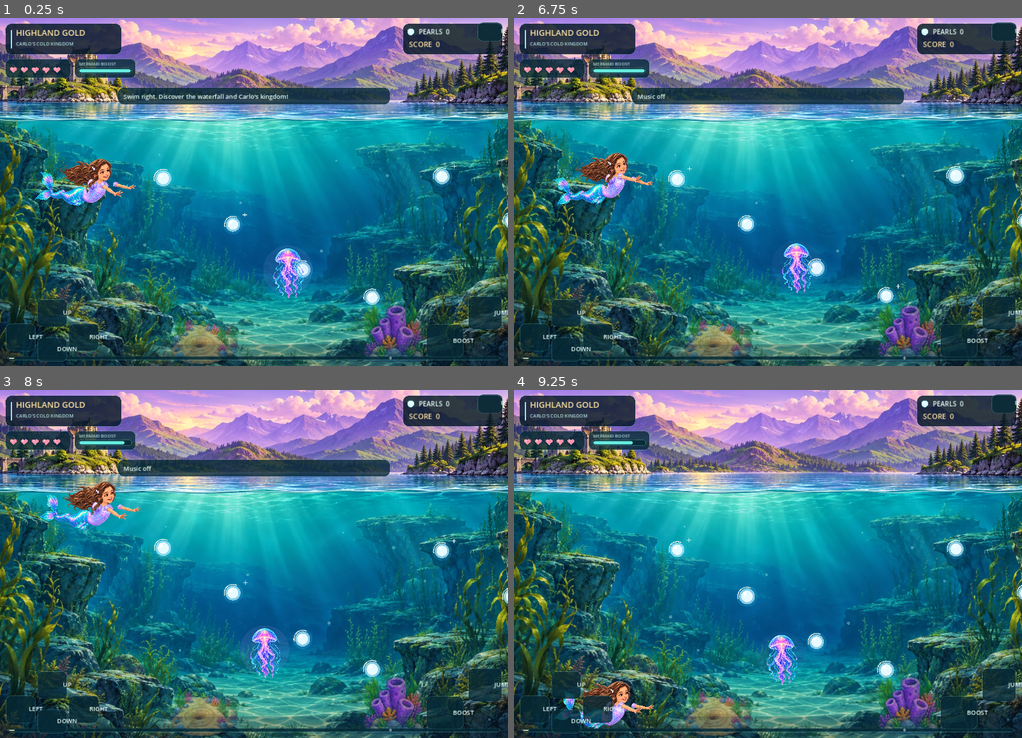
Above: before the commit, frames 1-4 (two rows, left to right).
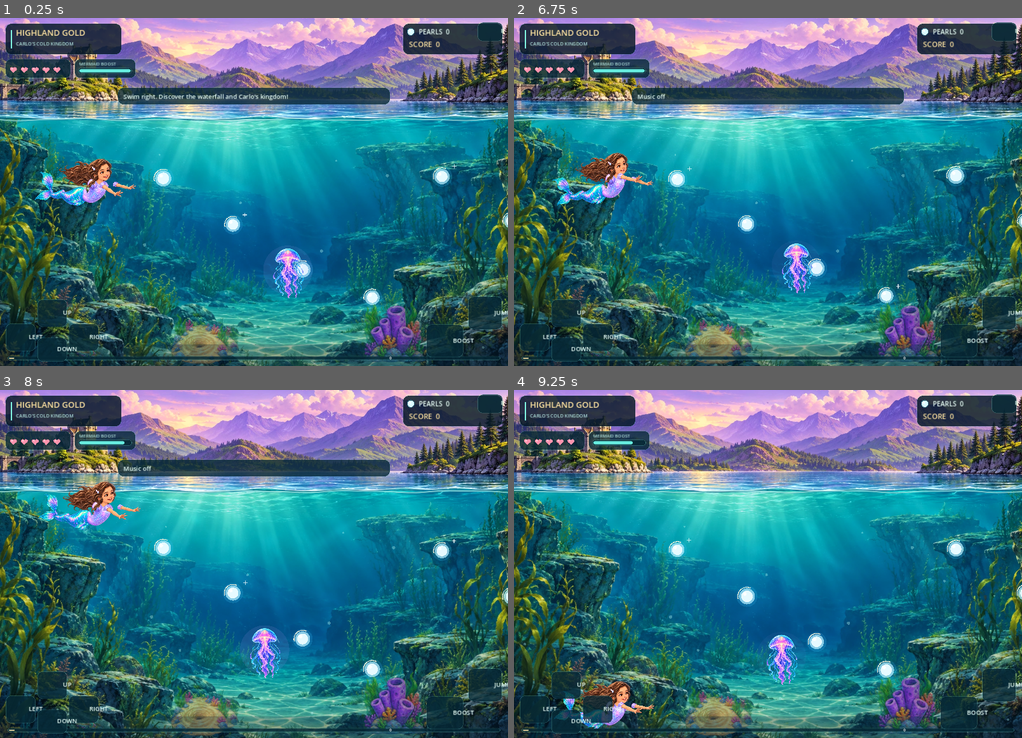
Above: after the commit, the same moments.

Repository: skhaze94-cloud/MermaidADVENTURE
Game: Godot game, scene res://godot/highland_level.tscn
Same seed, same stepped clock (60 frames per second), same inputs: the game is played once before the commit and once after it.
Inputs (mouse positions are in pixels of both pictures, inside the frame that each line leads up to):
- Up to frame 1 (0.25 s): no input
- Up to frame 2 (6.75 s): tap Enter at 0.5, 2, 3.5 s; move the mouse to (879, 174) at 0.52 s; hold Right 0.53-1.25 s; tap P at 0.6, 6.6 s; click (879, 174) at 0.67 s; tap Space at 0.77, 1.25, 2.75, 3.77, 4.25 s; drag from (666, 209) to (742, 261) at 1.27 s; move the mouse to (818, 115) at 2.02 s; hold Right 2.03-2.75 s; tap Shift at 2.1 s; drag from (742, 261) to (615, 139) at 2.77 s; move the mouse to (920, 244) at 3.52 s; hold Left 3.53-4.25 s; tap B at 3.6 s; drag from (615, 139) to (691, 105) at 4.27 s; move the mouse to (793, 192) at 5.02 s; hold Down 5.03-5.75 s; tap M at 5.1 s; click (793, 192) at 5.17 s; drag from (691, 105) to (666, 209) at 5.77 s; move the mouse to (879, 174) at 6.52 s; hold Up from 6.53 s (still down)
- Up to frame 3 (8 s): tap Space at 6.77 s; release Up at 7.25 s; drag from (152, 581) to (228, 633) at 7.27 s
- Up to frame 4 (9.25 s): move the mouse to (818, 487) at 8.02 s; hold Down 8.03-8.75 s; tap Shift at 8.1 s; drag from (742, 633) to (615, 511) at 8.77 s

The runs differ from the first frame. In frame 1, 18% of the frame differs, in the area x 0-100%, y 0-100%; in frame 2, 18%; in frame 3, 18%; in frame 4, 19%.

Commit message:
Godot graphics: maintain hand-painted backdrop proportions on landscape and mobile viewports

Diff:
--- a/godot/world_depth.gd
+++ b/godot/world_depth.gd
@@ -25,7 +25,7 @@
     background = TextureRect.new()
     background.name = "SingleOpaquePaintedBackdrop"
     background.texture = BACKGROUND
-    background.stretch_mode = TextureRect.STRETCH_SCALE
+    background.stretch_mode = TextureRect.STRETCH_KEEP_ASPECT_COVERED
     background.expand_mode = TextureRect.EXPAND_IGNORE_SIZE
     background.mouse_filter = Control.MOUSE_FILTER_IGNORE
     background_material = ShaderMaterial.new()
